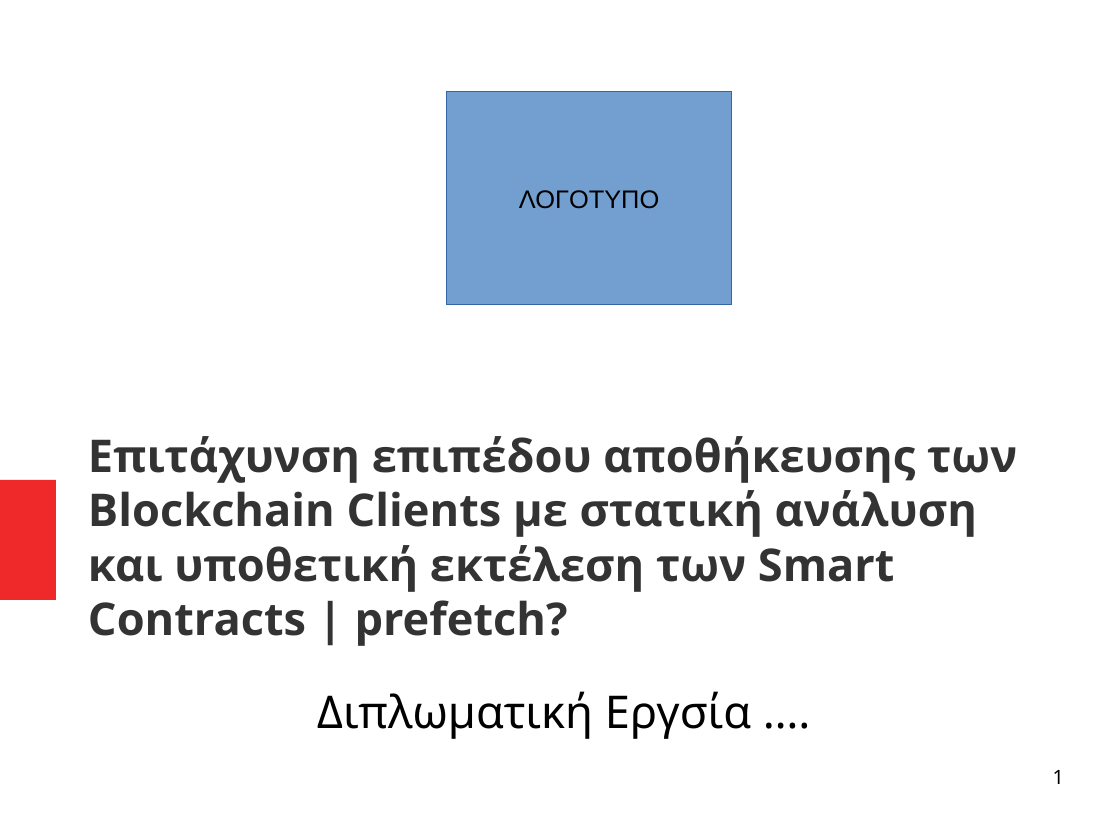
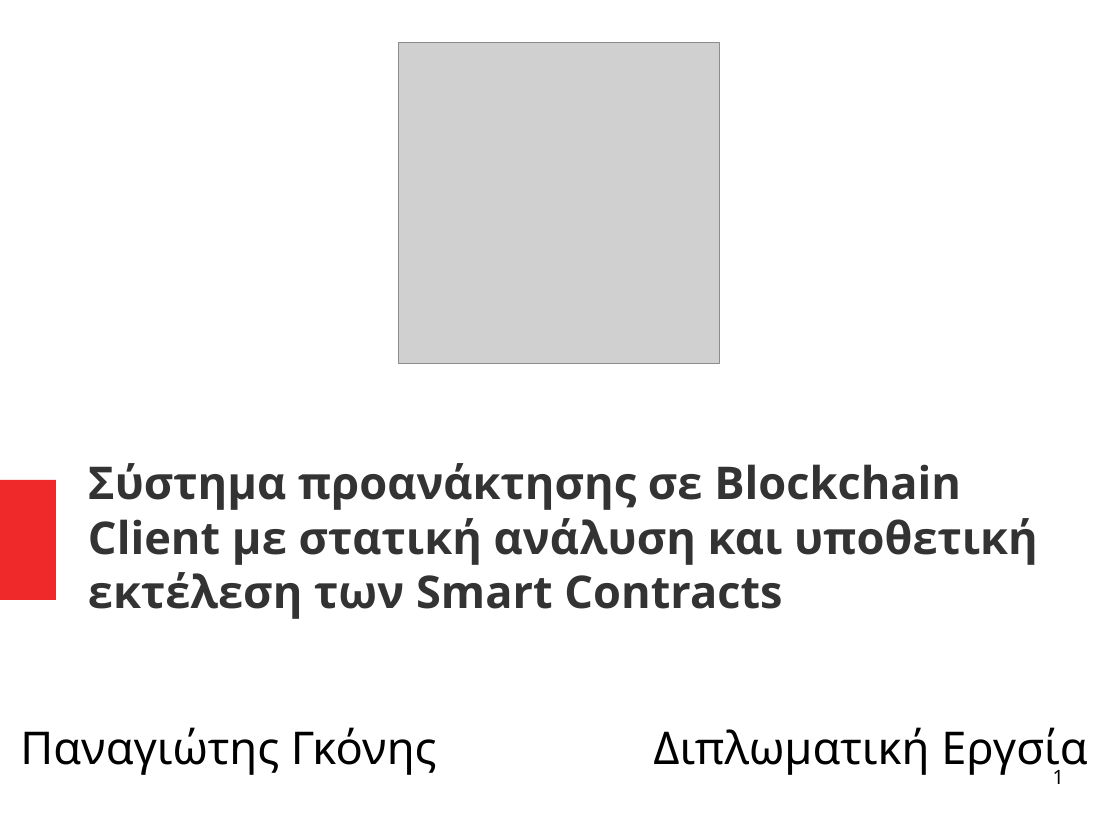
Before and after one commit to el15066/Diplomatiki, a slide deck: slide 1 of main/Presentation.odp. Drawn at 1120x840 pixels with LibreOffice and Linux fonts; fonts in the diff are those of the drawing; grey boxes stand for pictures. Boxes give left, top, right and bottom in pixels: in the first picture for what was removed or moved away, otherwise in the second. Text is boxed around its words. In the diff, an @@ line names an element or a change of style, - is before the commit and + after.

```diff
--- a/main/Presentation.odp
+++ b/main/Presentation.odp
@@ picture added at (398, 43, 720, 364) @@
@@ rectangle removed at (447, 91, 732, 305) @@
-ΛΟΓΟΤΥΠΟ
@@ title at (88, 463, 1038, 619): text changed @@
-Επιτάχυνση επιπέδου αποθήκευσης των Blockchain Clients με στατική ανάλυση και υποθετική εκτέλεση των Smart Contracts | prefetch?
+Σύστημα προανάκτησης σε Blockchain Client με στατική ανάλυση και υποθετική εκτέλεση των Smart Contracts
@@ text added at (20, 727, 437, 775), 32 pt, text #000000 @@
+Παναγιώτης Γκόνης
@@ subtitle at (653, 727, 1087, 776): text changed @@
-Διπλωματική Εργσία ….
+Διπλωματική Εργσία
```
Also in this commit, not shown: 16 other slides changed, 5 slides added, 19 slides removed, 1 other file.
